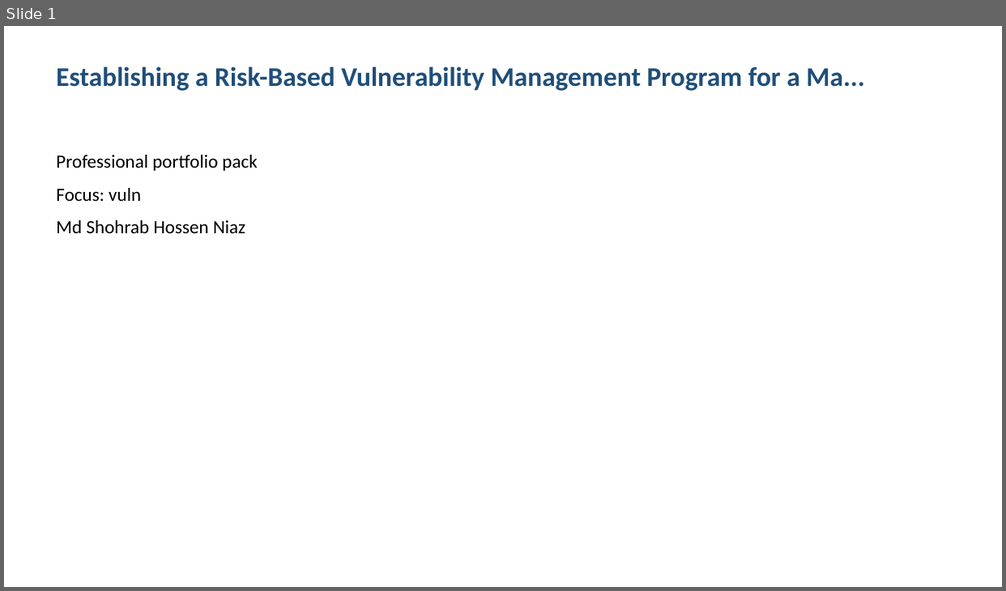
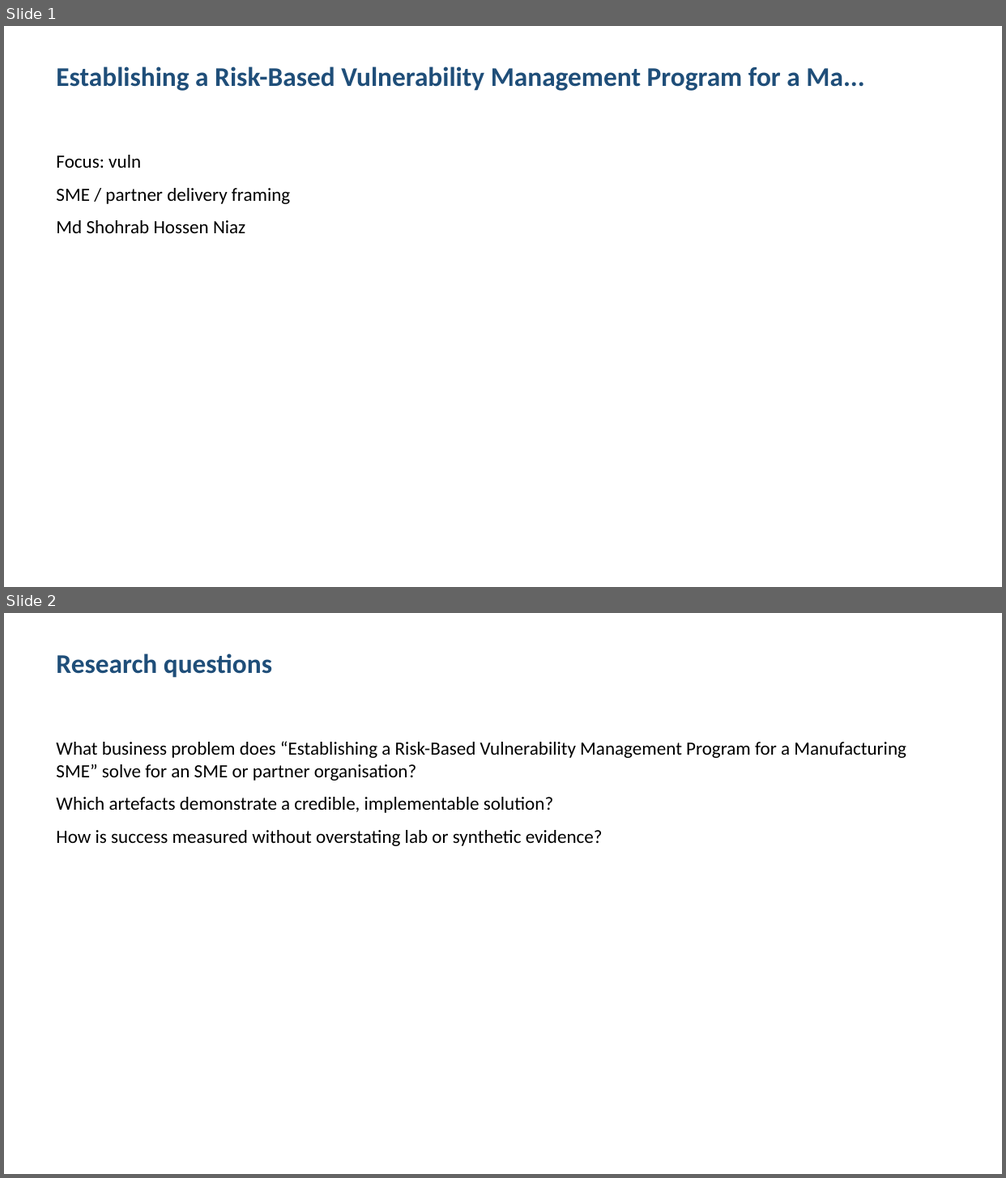
Before and after one commit to shohrabniaz/risk-based-vuln-management, a slide deck: Final_Submission/02_Presentation.pptx. Shown one above the other, each under a label of ours: slide 1 before the commit, slides 1 and 2 after it. The pictures are 1006x591 and 1006x1178 pixels, drawn with LibreOffice and Linux fonts; fonts in the diff are those of the drawing. Boxes give left, top, right and bottom in pixels: in the first picture for what was removed or moved away, otherwise in the second. Text is boxed around its words. In the diff, an @@ line names an element or a change of style, - is before the commit and + after.

Commit message:
Polish portfolio pack for professional showcase readiness.

```diff
--- a/Final_Submission/02_Presentation.pptx
+++ b/Final_Submission/02_Presentation.pptx
@@ slide 2 added at <box>4,613,1002,1174</box>, background #FFFFFF @@
@@ text added at <box>56,653,272,678</box>, 26 pt, text #1F4E79, bold @@
+Research questions
@@ text added at <box>56,741,906,846</box>, 18 pt, text #000000 @@
+What business problem does “Establishing a Risk-Based Vulnerability Management Program for a Manufacturing SME” solve for an SME or partner organisation?
+Which artefacts demonstrate a credible, implementable solution?
+How is success measured without overstating lab or synthetic evidence?
@@ slide 1 changed as well @@
@@ text at <box>56,155,257,171</box>: paragraph removed @@
-Professional portfolio pack
@@ text at <box>56,188,290,204</box>: paragraph added @@
+SME / partner delivery framing
```
Also in this commit, not shown: 2 other slides changed, 1 slide removed, 12 other files.
